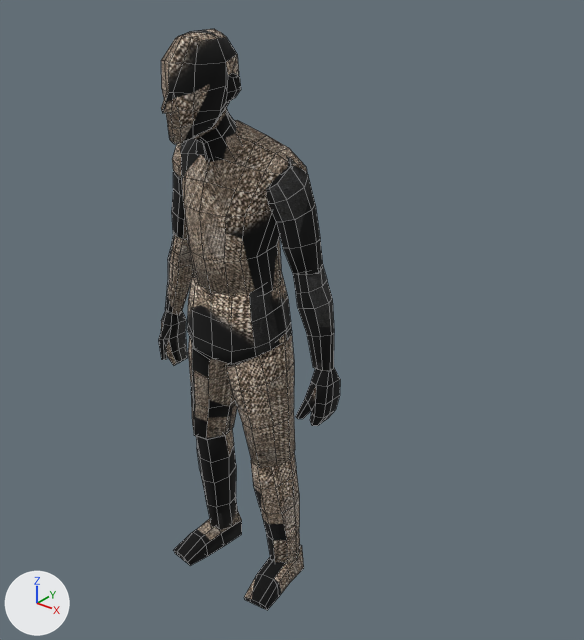
Before and after pictures for a commit that changed the Blender file Assets/Models/Zombie/Zombie.blend.
Camera for both pictures: a camera (50 mm lens) standing at (1.7, -1.81, 2.26) and looking at (0.16, 0.11, 1.06). The lights are fixed; the arrows at lower left show +X, +Y and +Z. The picture after the commit comes second. Both versions are drawn at frame 0 of the action 'Static'; the numbers are the values there. Mesh edges are drawn as thin lines.

In view in the first picture: 'Feet', 'Forearm', 'Hands', 'Head', 'Hips', 'Lower Legs', 'Neck', 'Torso', 'Upper Arm', 'Upper Legs'.
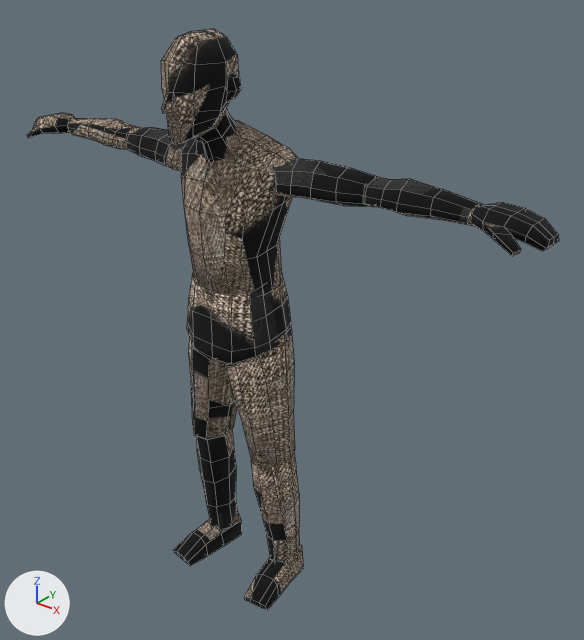
Boxes (x1, y1, x2, y2) around the edits, measured in the pictures (584 x 640 px):
'Forearm', posed (145% wider, 21% shorter)
    before: (165, 233, 334, 371)
    after: (68, 118, 483, 227)
'Upper Arm', posed (66% wider, 39% shorter)
    before: (172, 143, 323, 274)
    after: (126, 127, 377, 207)
'Hands', posed (191% wider, 24% taller)
    before: (158, 310, 340, 426)
    after: (27, 112, 559, 256)

The edits, one by one:
Bone 'Hand_IK.L' (bone_hand_ik_l) moves from (0.0, 0.0, 0.0) to (-0.486, -0.604, 0.02).
Bone 'Hand_IK.L' (bone_hand_ik_l) turns from (0, 0, 0) to (2, 2, 87) degrees about its own x, y and z.
Bone 'Arm_Target.L' (bone_arm_target_l) moves from (0.0, 0.0, 0.0) to (-0.292, 0.0, -0.221).
Bone 'Hand_IK.R' (bone_hand_ik_r) moves from (0.0, 0.0, 0.0) to (0.486, -0.604, 0.02).
Bone 'Hand_IK.R' (bone_hand_ik_r) turns from (0, 0, 0) to (2, -2, -87) degrees about its own x, y and z.
Bone 'Arm_Target.R' (bone_arm_target_r) moves from (0.0, 0.0, 0.0) to (0.292, 0.0, -0.221).
